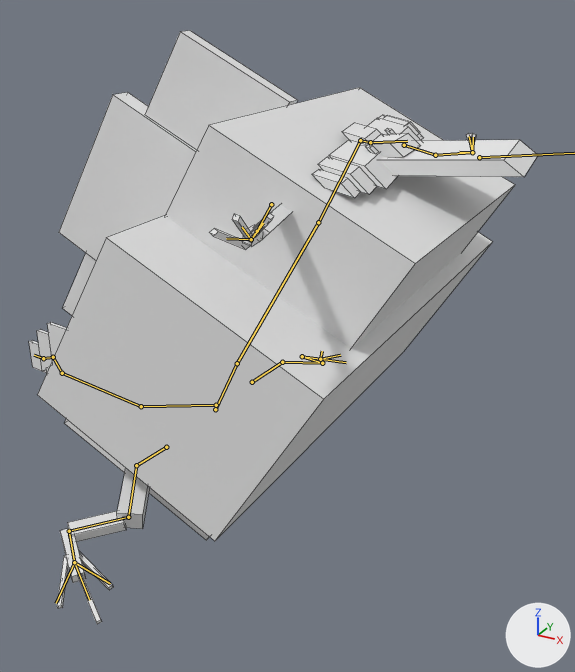
Before and after pictures for a commit that changed the Blender file wip/salamander.blend.
Rendered twice from a camera (50 mm lens) standing at (0.92, -3.77, 2.84) and looking at (-1.19, 0.07, 0.92). Arrows for +X, +Y and +Z are at lower right; the lights stay in place. Both versions are drawn at frame 170 of the action 'ArmatureAction'; the numbers are the values there. The bones that bend it are drawn over the model as lines. Mesh edges are drawn as thin lines.
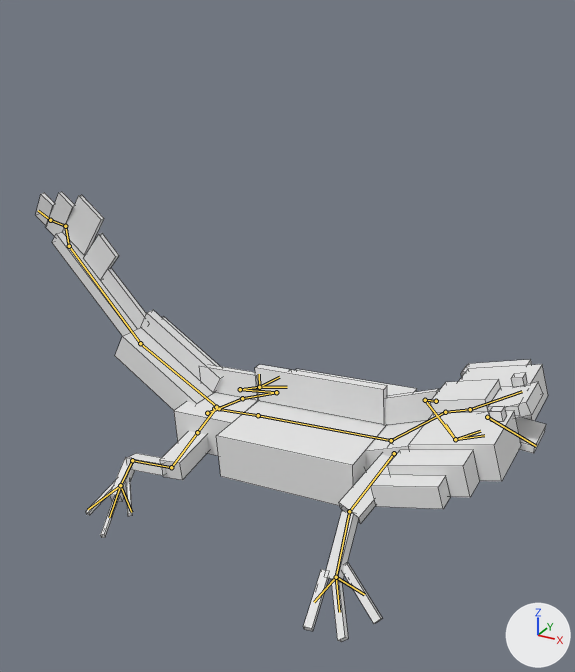
The edits, one by one:
Bone '2' (bone_2) moves from (0.3, 0.39, 0.0) to (0.3, 0.38, 0.0).
Bone '2' (bone_2) turns from (0, 0, 63) to (-1, 0, 4) degrees about its own x, y and z.
Bone '2' (bone_2) is rescaled from (2.26, 0.65, 1.29) to (0.52, 0.52, 0.52).
Bone '1' (bone_1) turns from (0, 0, 0) to (0, 0, 36) degrees about its own x, y and z.
Bone 'larm1' (bone_larm1) moves from (0.16, -0.05, -0.02) to (0.0, 0.0, 0.0).
Bone 'larm1' (bone_larm1) turns from (-7, -7, 14) to (5, 16, 39) degrees about its own x, y and z.
Bone 'larm1' (bone_larm1) is rescaled from (0.36, 0.35, 0.17) to (1.0, 1.0, 1.0).
Bone 'larm2' (bone_larm2) turns from (-9, 15, -28) to (-57, 2, -54) degrees about its own x, y and z.
Bone 'rarm1' (bone_rarm1) moves from (0.16, 0.01, 0.01) to (0.0, 0.0, 0.0).
Bone 'rarm1' (bone_rarm1) turns from (2, -5, -11) to (12, -47, 30) degrees about its own x, y and z.
Bone 'rarm1' (bone_rarm1) is rescaled from (0.28, 0.35, 0.19) to (1.0, 1.0, 1.0).
Bone 'rarm2' (bone_rarm2) turns from (-2, 26, -30) to (16, 27, -17) degrees about its own x, y and z.
Bone 'testasu' (bone_testasu) moves from (-0.01, -0.14, 0.07) to (0.0, 0.0, 0.0).
Bone 'testasu' (bone_testasu) turns from (-44, 5, 2) to (-23, 0, 0) degrees about its own x, y and z.
Bone 'testasu' (bone_testasu) is rescaled from (0.36, 0.12, 0.23) to (1.0, 1.0, 1.0).
Bone 'facciasu' (bone_facciasu) moves from (0.0, 0.0, 0.01) to (0.0, 0.0, 0.0).
Bone 'facciasu' (bone_facciasu) turns from (9, -6, 22) to (0, 0, 24) degrees about its own x, y and z.
Bone 'facciasu' (bone_facciasu) is rescaled from (2.13, 2.93, 1.55) to (1.0, 1.0, 1.0).
Bone 'facciagiu' (bone_facciagiu) turns from (-22, 3, 2) to (-61, 0, 0) degrees about its own x, y and z.
Bone 'facciagiu' (bone_facciagiu) is rescaled from (1.14, 1.14, 1.14) to (1.0, 1.0, 1.0).
Bone 'coda' (bone_coda) moves from (0.0, -0.39, -0.28) to (0.0, -0.41, -0.3).
Bone 'coda' (bone_coda) turns from (-15, -1, -5) to (29, 0, -4) degrees about its own x, y and z.
Bone 'cosa1' (bone_cosa1) turns from (14, 2, -2) to (13, -1, -2) degrees about its own x, y and z.
Bone '3' (bone_3) turns from (0, 0, 0) to (-1, 4, 14) degrees about its own x, y and z.
Bone '4' (bone_4) turns from (0, 0, 0) to (3, -12, 2) degrees about its own x, y and z.
Bone 'rculo' (bone_rculo) moves from (-0.26, 0.6, -0.29) to (-0.38, 0.07, -0.29).
Bone 'rculo' (bone_rculo) turns from (23, 60, 14) to (0, 4, -1) degrees about its own x, y and z.
Bone 'rsovr' (bone_rsovr) turns from (63, -61, -52) to (1, 1, -6) degrees about its own x, y and z.
Bone 'rcoscia' (bone_rcoscia) turns from (-11, -5, -76) to (-5, 10, -99) degrees about its own x, y and z.
Bone 'rgamb' (bone_rgamb) turns from (0, 176, 92) to (-153, 5, -75) degrees about its own x, y and z.
Bone 'lculo' (bone_lculo) moves from (0.3, 0.56, -0.24) to (0.39, 0.04, -0.28).
Bone 'lculo' (bone_lculo) turns from (22, -60, -18) to (0, -4, 1) degrees about its own x, y and z.
Bone 'lsovr' (bone_lsovr) turns from (-43, 43, -32) to (-11, -10, -7) degrees about its own x, y and z.
Bone 'lcosc' (bone_lcosc) turns from (2, -17, 84) to (6, -32, 97) degrees about its own x, y and z.
Bone 'lgamb' (bone_lgamb) turns from (-153, -3, 98) to (-145, 7, 74) degrees about its own x, y and z.

Changed parts and their boxes (x1, y1, x2, y2) in the pictures (575 x 672 px):
'Cube', posed (24% shorter)
    before: (29, 31, 538, 624)
    after: (35, 192, 548, 642)
bone '2', root to tip
    before: (215, 409) to (237, 363)
    after: (214, 408) to (258, 415)
bone '1', root to tip
    before: (318, 222) to (360, 140)
    after: (391, 440) to (445, 412)
bone 'larm1', root to tip
    before: (404, 145) to (435, 155)
    after: (436, 401) to (425, 400)
bone 'larm2', root to tip
    before: (435, 155) to (472, 152)
    after: (425, 400) to (455, 439)
bone 'rarm1', root to tip
    before: (271, 204) to (257, 231)
    after: (394, 453) to (349, 511)
bone 'rarm2', root to tip
    before: (257, 231) to (251, 239)
    after: (349, 511) to (336, 577)
bone 'testasu', root to tip
    before: (360, 140) to (370, 142)
    after: (445, 412) to (470, 409)
bone 'facciasu', root to tip
    before: (370, 142) to (407, 141)
    after: (470, 409) to (522, 391)
bone 'coda', root to tip
    before: (216, 405) to (141, 406)
    after: (219, 408) to (140, 343)
bone 'cosa1', root to tip
    before: (141, 406) to (62, 373)
    after: (140, 343) to (69, 246)
bone '3', root to tip
    before: (62, 373) to (53, 357)
    after: (69, 246) to (65, 226)
bone '4', root to tip
    before: (53, 357) to (43, 358)
    after: (65, 226) to (50, 220)
bone 'rculo', root to tip
    before: (166, 447) to (136, 465)
    after: (216, 407) to (197, 432)
bone 'rsovr', root to tip
    before: (136, 465) to (128, 517)
    after: (197, 432) to (171, 467)
bone 'rcoscia', root to tip
    before: (128, 517) to (69, 531)
    after: (171, 467) to (132, 460)
bone 'rgamb', root to tip
    before: (69, 531) to (74, 562)
    after: (132, 460) to (120, 485)
bone 'lculo', root to tip
    before: (252, 382) to (282, 362)
    after: (207, 413) to (242, 398)
bone 'lsovr', root to tip
    before: (282, 362) to (322, 363)
    after: (242, 398) to (276, 392)
bone 'lcosc', root to tip
    before: (322, 363) to (302, 356)
    after: (276, 392) to (240, 389)
bone 'lgamb', root to tip
    before: (302, 356) to (320, 359)
    after: (240, 389) to (259, 387)
